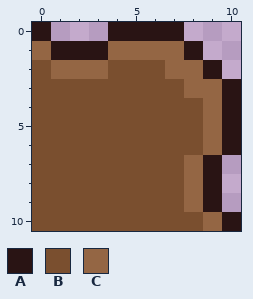
Two versions of one pixel-art sprite, public/ui/ui2_top_right.png. That is the earlier state.
The file is 11x11 pixels.
Palette (. is transparent): A #291414  B #7a4f2f  C #946644
Pixels before, first column x 0:
 0 A...AAAA...
 1 CAAACCCCA..
 2 BCCCBBBCCA.
 3 BBBBBBBBCCA
 4 BBBBBBBBBCA
 5 BBBBBBBBBCA
 6 BBBBBBBBBCA
 7 BBBBBBBBCA.
 8 BBBBBBBBCA.
 9 BBBBBBBBCA.
10 BBBBBBBBBCA
And afterwards:
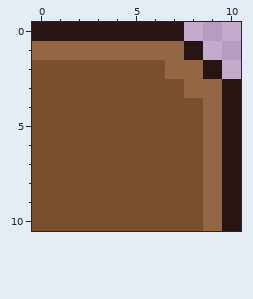
Diff:
There is now colour A in row 0 at x 1 to 3; in rows 7 to 9 at x 10.
The edit turns colour C into colour B in row 2 at x 1 to 3; in rows 7 to 9 at x 8.
The edit turns colour A into colour C in row 1 at x 1 to 3; in rows 7 to 9 at x 9.
Changed places in both pictures, as pixel boxes (x1, y1, x2, y2):
changed: (51, 22, 108, 79)
changed: (184, 155, 241, 212)
